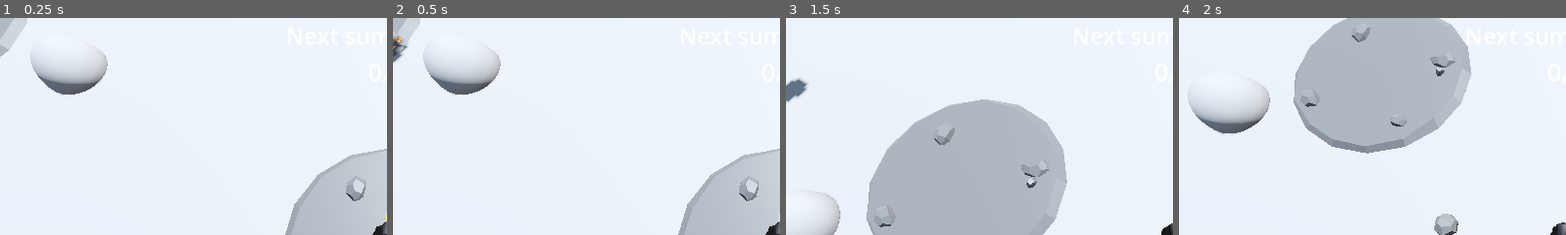
Above: before the commit, frames 1-4 (left to right).
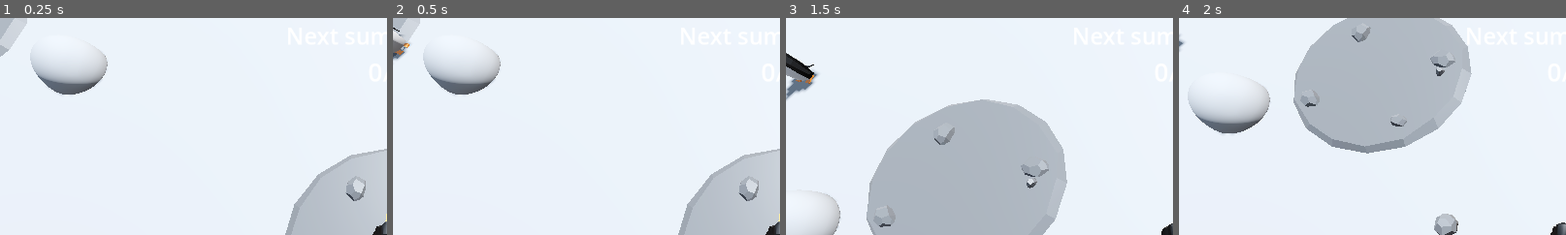
Above: after the commit, the same moments.

Repository: Edtg/Ludum-Dare-55
Game: Godot game, scene res://scenes/main.tscn
Two runs of this game, one before a commit and one after it. Both use one fixed random seed, a clock stepped at 60 frames per second and the inputs below.
Inputs:
- Up to frame 1 (0.25 s): no input
- Up to frame 2 (0.5 s): no input
- Up to frame 3 (1.5 s): hold D (move_right) 0.53-1.28 s; tap Space (slide) at 0.6, 1.35 s; hold S (move_back) from 1.28 s (still down)
- Up to frame 4 (2 s): keep holding S (move_back)
The pictures show only the part of the screen within x 0-50%, y 3-53%; the shares and areas given below are measured in that part.

Frame 1 is identical in both runs. In frame 2, 0.3% of the frame differs, in the area x 0-5%, y 4-21%; in frame 3, 0.9%, in the area x 0-9%, y 16-39%; in frame 4, less than 0.1%.

Commit message:
Fixed enemy y offset

Diff:
--- a/scenes/characters/enemy.gd
+++ b/scenes/characters/enemy.gd
@@ -4,6 +4,7 @@
 
 const MOVE_SPEED: float = 4.0
 const SLIDE_BOOST_BASE: float = 2.0
+const NAV_Y_OFFSET: float = 0.25
 var gravity: float = ProjectSettings.get_setting("physics/3d/default_gravity")
 
 var target_rock: Node3D
@@ -48,6 +49,7 @@
 	if nav_agent.is_target_reachable():
 		var current_position = global_transform.origin
 		var next_position = nav_agent.get_next_path_position()
+		next_position.y = next_position.y - NAV_Y_OFFSET
 		if not is_sliding:
 			direction = (next_position - current_position).normalized()
 
@@ -60,7 +62,7 @@
 
 		if is_sliding:
 			velocity = velocity.move_toward(Vector3.ZERO, 0.1)
-			if velocity.length() <= 0.1:
+			if velocity.length() <= 1.0:
 				is_sliding = false
 				pivot.rotation.x = 0
 		else:
--- a/scenes/characters/enemy.tscn
+++ b/scenes/characters/enemy.tscn
@@ -21,6 +21,7 @@
 transform = Transform3D(-0.5, 0, -4.37114e-08, 0, 0.5, 0, 4.37114e-08, 0, -0.5, 0, -0.2, 0)
 
 [node name="NavigationAgent3D" type="NavigationAgent3D" parent="."]
+path_height_offset = 0.25
 
 [node name="UpgradeTimer" type="Timer" parent="."]
 one_shot = true
